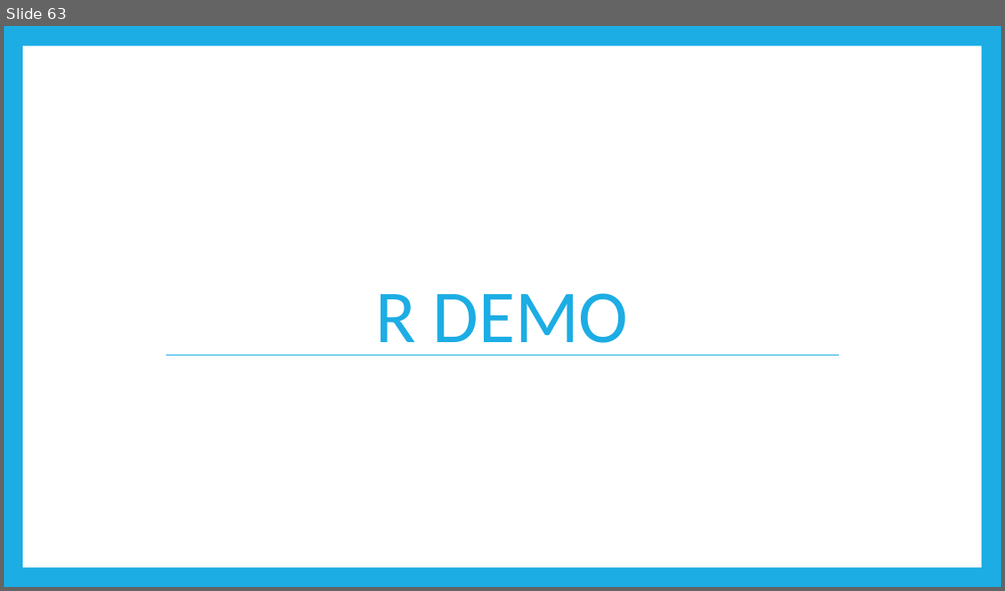
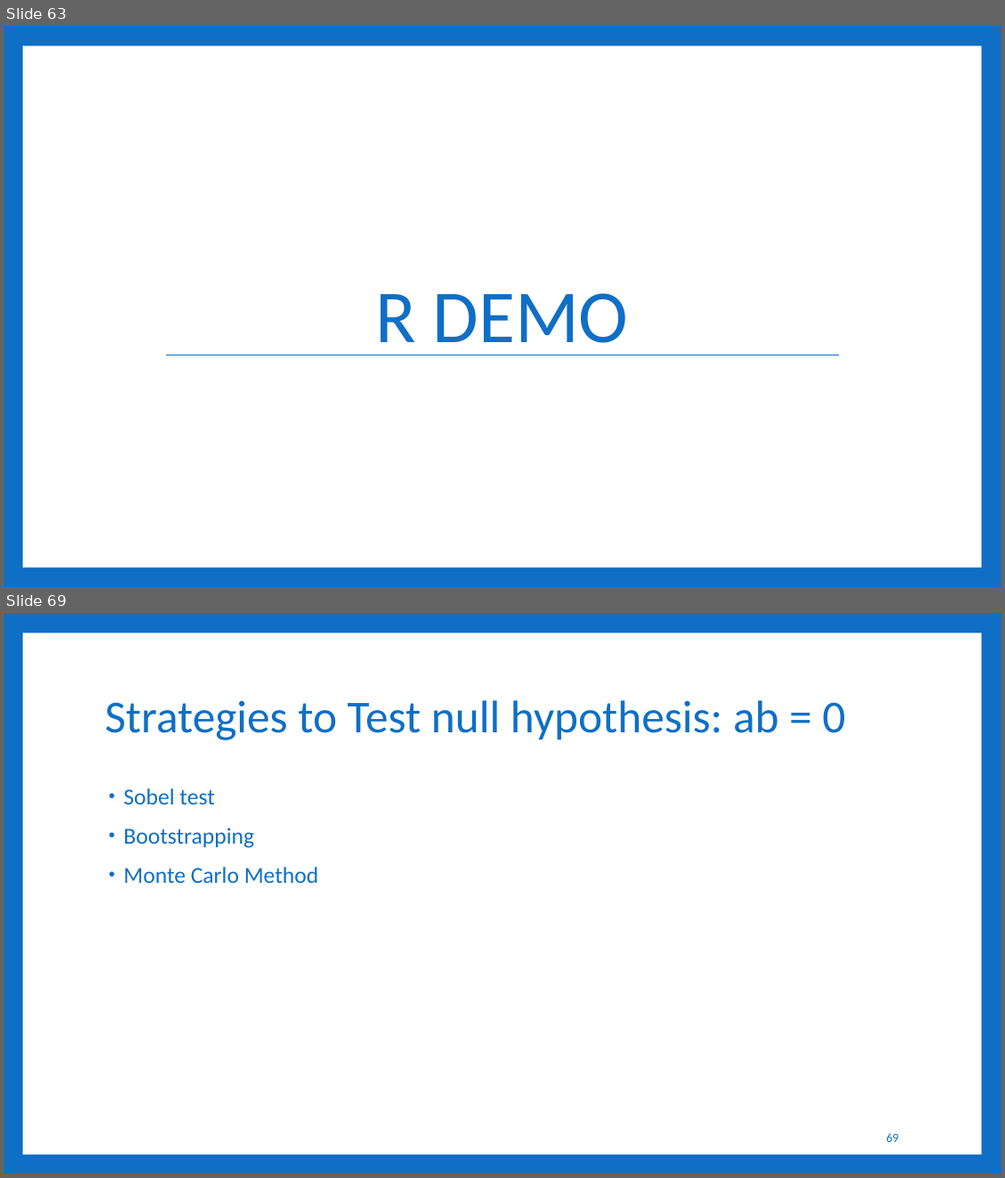
Before and after one commit to RandiLGarcia/smith-r-workshop, a slide deck: docs/Day 3 Slides.pptx. Shown one above the other, each under a label of ours: slide 63 before the commit, slides 63 and 69 after it; the slides between them are not shown. The pictures are 1005x591 and 1005x1178 pixels, drawn with LibreOffice and Linux fonts; fonts in the diff are those of the drawing. Boxes give left, top, right and bottom in pixels: in the first picture for what was removed or moved away, otherwise in the second. Text is boxed around its words. In the diff, an @@ line names an element or a change of style, - is before the commit and + after.

```diff
--- a/docs/Day 3 Slides.pptx
+++ b/docs/Day 3 Slides.pptx
@@ slide 69 added at box(4, 613, 1001, 1174), background #0F6FC6; not listed: 1 template element that a slide beside it also shows @@
@@ title added at box(105, 700, 845, 740), 44 pt, text #0F6FC6 @@
+Strategies to Test null hypothesis: ab = 0
@@ text added at box(123, 788, 318, 883), 22 pt, text #0F6FC6 @@
+• Sobel test
+• Bootstrapping
+• Monte Carlo Method
@@ page number added at box(886, 1133, 898, 1142), 12 pt, text #0F6FC6 @@
+69
@@ slide 63 changed as well @@
@@ background #1CADE4 to #0F6FC6 @@
@@ title "R DEMO" at box(375, 293, 629, 355): text colour #1CADE4 to #0F6FC6 @@
@@ line (166, 355) - (840, 355): stroke #1CADE4 0.79 pt to #0F6FC6 0.79 pt @@
```
Also in this commit, not shown: 62 other slides changed, 59 other slides added, 4 other files.
